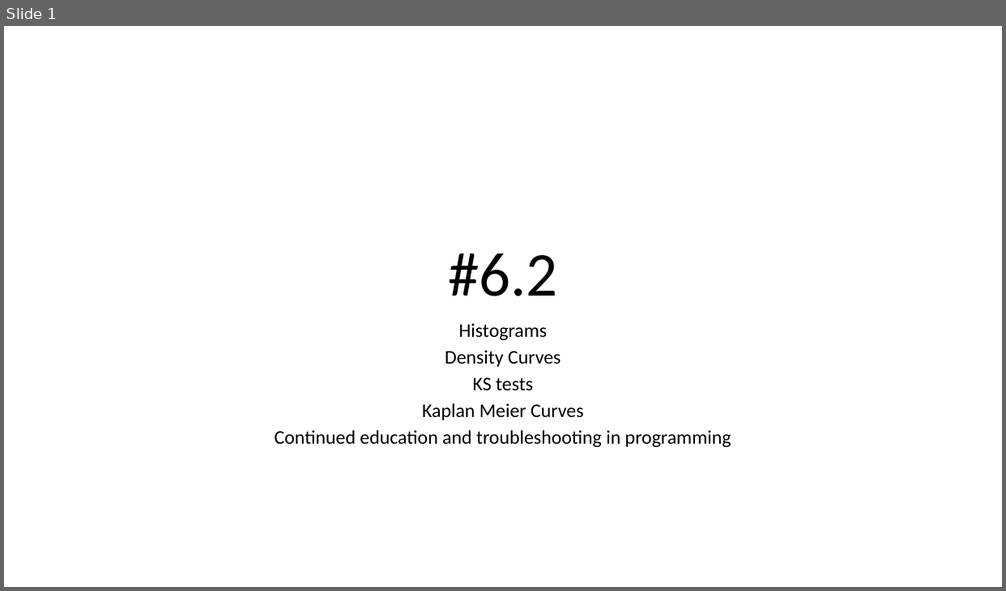
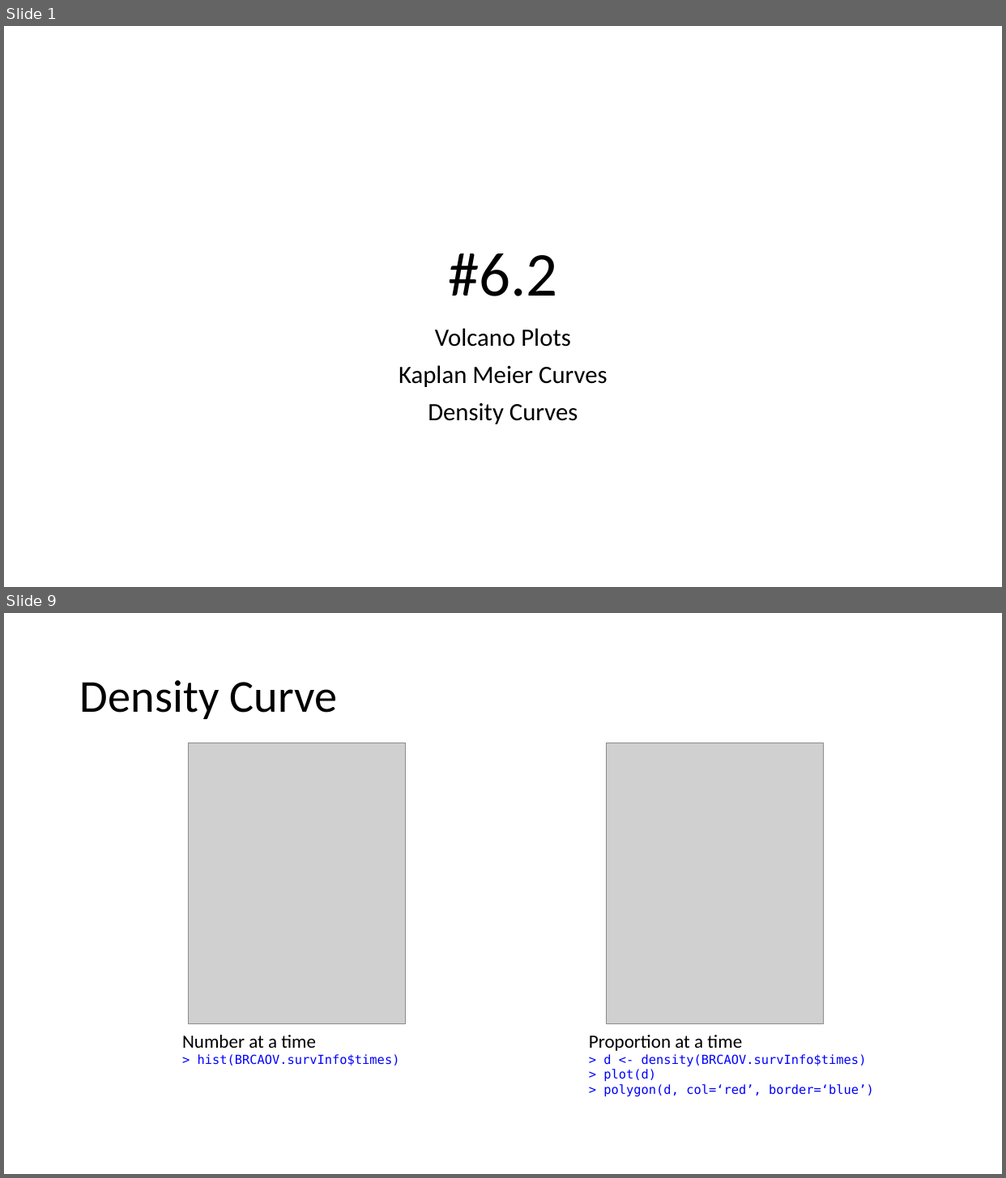
Before and after one commit to j-berg/bioinformatics-bootcamp, a slide deck: class_6_2/class_6_2.pptx. Shown one above the other, each under a label of ours: slide 1 before the commit, slides 1 and 9 after it; the slides between them are not shown. The pictures are 1006x591 and 1006x1178 pixels, drawn with LibreOffice and Linux fonts; fonts in the diff are those of the drawing; grey boxes stand for pictures. Boxes give left, top, right and bottom in pixels: in the first picture for what was removed or moved away, otherwise in the second. Text is boxed around its words. In the diff, an @@ line names an element or a change of style, - is before the commit and + after.

```diff
--- a/class_6_2/class_6_2.pptx
+++ b/class_6_2/class_6_2.pptx
@@ slide 9 added at <box>4,613,1002,1174</box>, background #FFFFFF @@
@@ title added at <box>80,680,337,719</box>, 44 pt, text #000000 @@
+Density Curve
@@ picture added at <box>188,743,405,1024</box> @@
@@ picture added at <box>606,743,823,1024</box> @@
@@ text added at <box>182,1035,400,1067</box>, 12 pt, text #0000FF @@
+Number at a time
+> hist(BRCAOV.survInfo$times)
@@ text added at <box>589,1035,874,1097</box>, 12 pt, text #0000FF @@
+Proportion at a time
+> d <- density(BRCAOV.survInfo$times)
+> plot(d)
+> polygon(d, col=‘red’, border=‘blue’)
@@ slide 1 changed as well @@
@@ subtitle at <box>398,328,607,387</box>: text changed; size 18.6 to 24 pt @@
-Histograms
+Volcano Plots
+Kaplan Meier Curves
@@ subtitle at <box>275,378,731,447</box>: paragraphs removed @@
-KS tests
-Kaplan Meier Curves
-Continued education and troubleshooting in programming
@@ subtitle at <box>428,403,578,425</box>: size 18.6 to 24 pt in "Density Curves"; line spacing 0.7 to 0.9 @@
```
Also in this commit, not shown: 8 other slides added, 4 other files.
